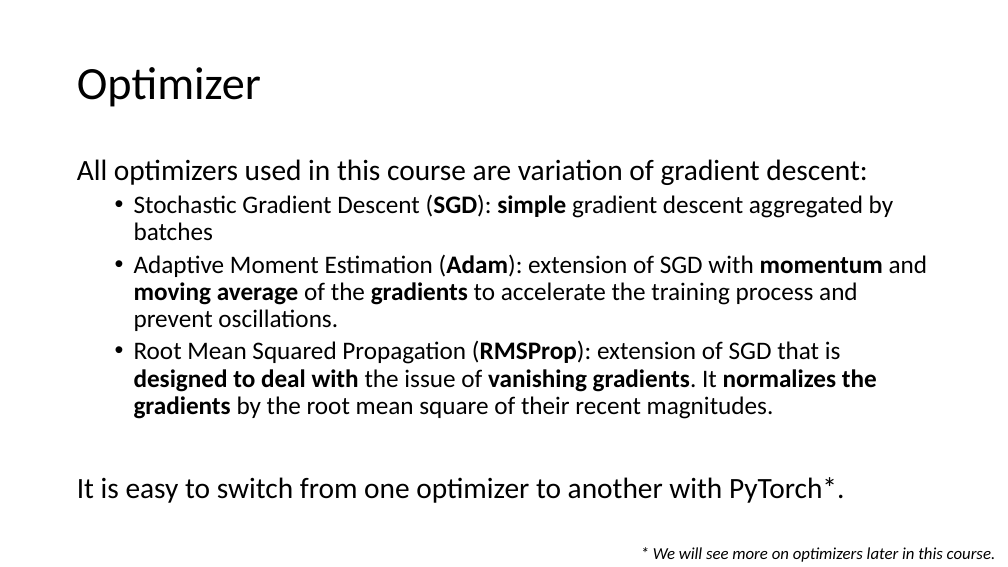
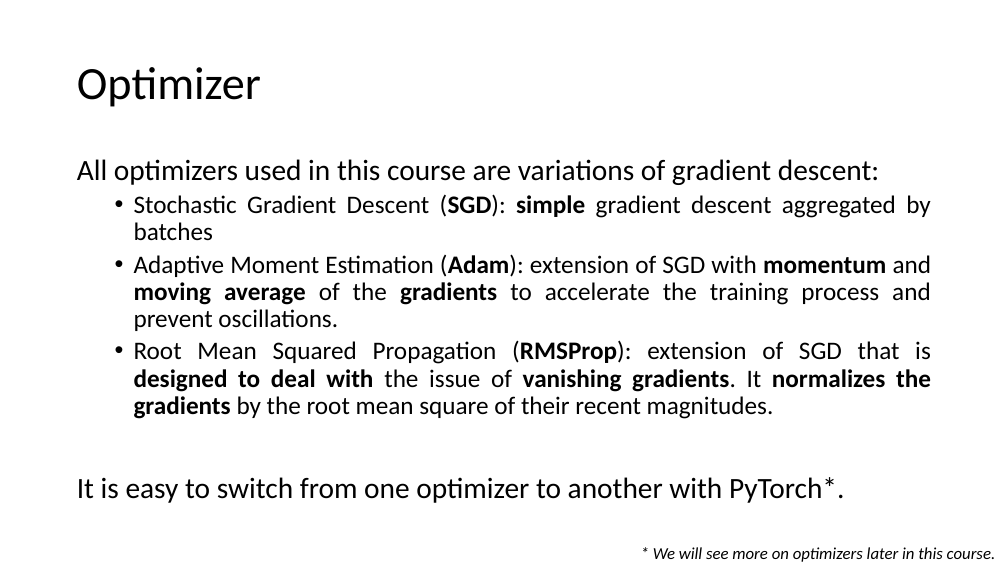
Before and after one commit to MICS-Lab/DeepLearningCourse, a slide deck: slide 14 of Slides_2.pptx. Drawn at 1008x567 pixels with LibreOffice and Linux fonts; fonts in the diff are those of the drawing. Boxes give left, top, right and bottom in pixels: in the first picture for what was removed or moved away, otherwise in the second. Text is boxed around its words. In the diff, an @@ line names an element or a change of style, - is before the commit and + after.

```diff
--- a/Slides_2.pptx
+++ b/Slides_2.pptx
@@ text at (77,159,879,185): text changed @@
-All optimizers used in this course are variation of gradient descent:
+All optimizers used in this course are variations of gradient descent:
@@ text at (77,194,932,503): alignment left to justified @@
```
Also in this commit, not shown: 4 other slides changed.
